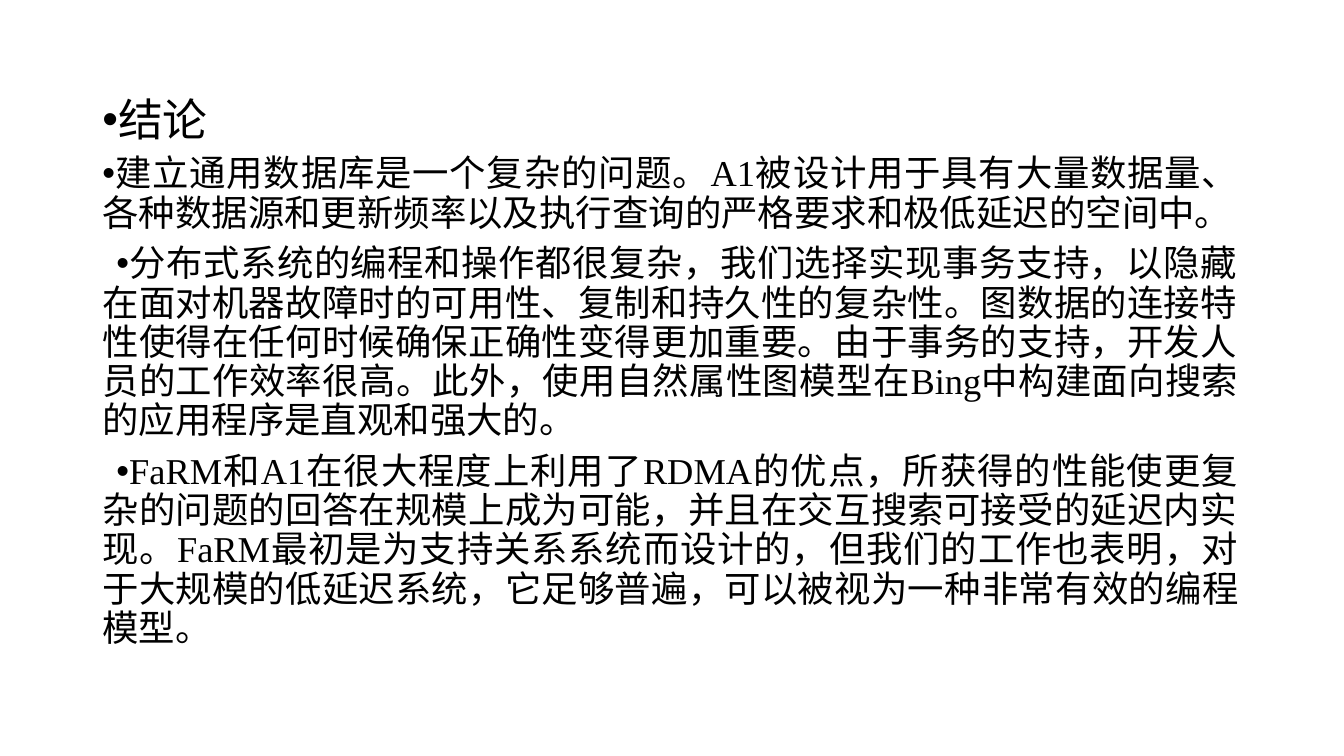
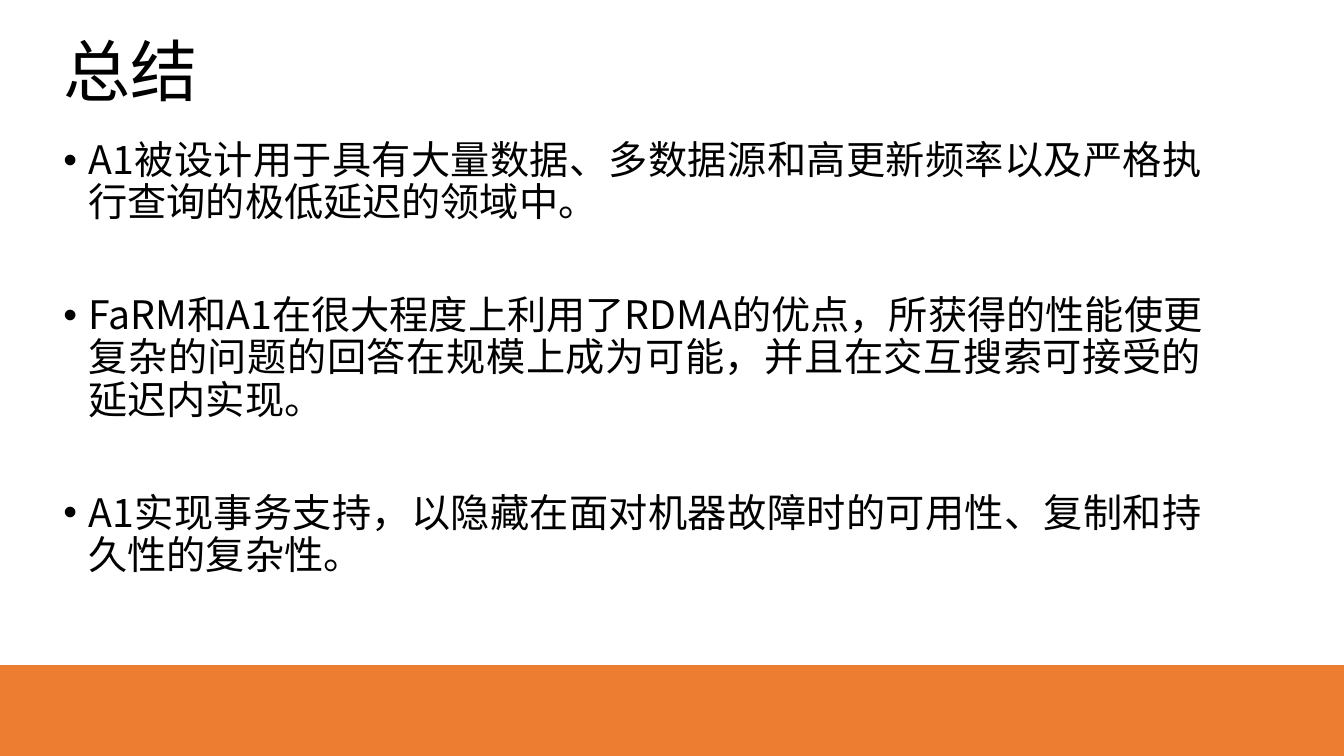
Before and after one commit to HEU-CS/new-database-Yeecoder, a slide deck: slide 10 of S320067135赵博文.pptx (slide 19 before the commit). Drawn at 1344x756 pixels with LibreOffice and Linux fonts; fonts in the diff are those of the drawing. Boxes give left, top, right and bottom in pixels: in the first picture for what was removed or moved away, otherwise in the second. Text is boxed around its words. In the diff, an @@ line names an element or a change of style, - is before the commit and + after.

```diff
--- a/S320067135赵博文.pptx
+++ b/S320067135赵博文.pptx
@@ background #FFFFFF to gradient #FFFFFF to #ED7D31 @@
@@ text added at <box>63,39,197,102</box>, 48 pt, text #000000 @@
+总结
@@ text at <box>89,141,1203,572</box>: text changed; size 26 to 28 pt; font Times New Roman to Noto Sans CJK SC @@
-• 结论
-• 建立通用数据库是一个复杂的问题。A1被设计用于具有大量数据量、各种数据源和更新频率以及执行查询的严格要求和极低延迟的空间中。
-• 分布式系统的编程和操作都很复杂，我们选择实现事务支持，以隐藏在面对机器故障时的可用性、复制和持久性的复杂性。图数据的连接特性使得在任何时候确保正确性变得更加重要。由于事务的支持，开发人员的工作效率很高。此外，使用自然属性图模型在Bing中构建面向搜索的应用程序是直观和强大的。
-• FaRM和A1在很大程度上利用了RDMA的优点，所获得的性能使更复杂的问题的回答在规模上成为可能，并且在交互搜索可接受的延迟内实现。FaRM最初是为支持关系系统而设计的，但我们的工作也表明，对于大规模的低延迟系统，它足够普遍，可以被视为一种非常有效的编程模型。
+• A1被设计用于具有大量数据、多数据源和高更新频率以及严格执行查询的极低延迟的领域中。
+• FaRM和A1在很大程度上利用了RDMA的优点，所获得的性能使更复杂的问题的回答在规模上成为可能，并且在交互搜索可接受的延迟内实现。
+• A1实现事务支持，以隐藏在面对机器故障时的可用性、复制和持久性的复杂性。
```
Also in this commit, not shown: 4 other slides changed, 5 slides added, 14 slides removed, 1 other file.
